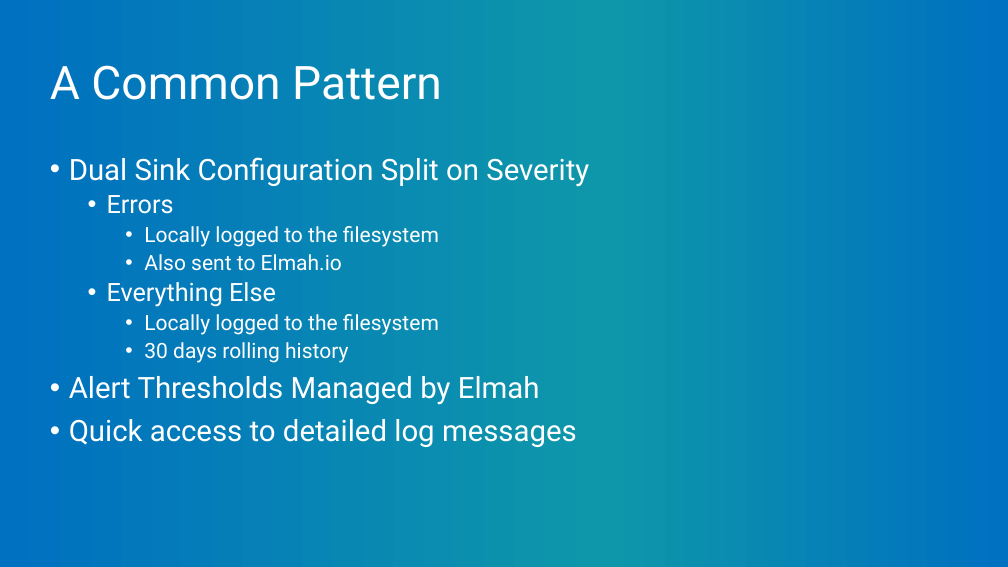
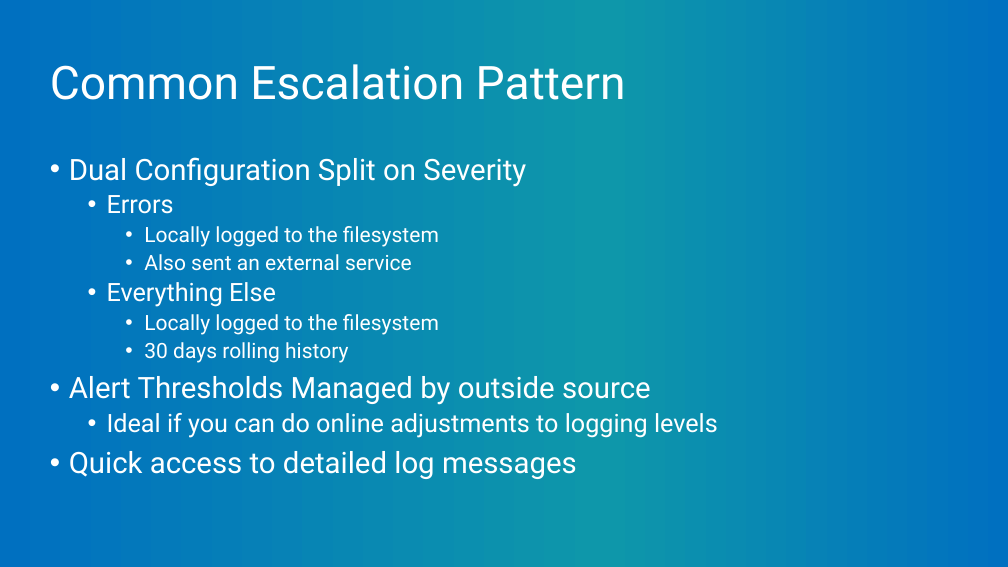
Before and after one commit to mitchelsellers/dotnetcoreloggingdemo, a slide deck: slide 9 of Presentation/But It Was Logged.pptx (slide 8 before the commit). Drawn at 1008x567 pixels with LibreOffice and Linux fonts; fonts in the diff are those of the drawing; background and template pictures are left out. Boxes give left, top, right and bottom in pixels: in the first picture for what was removed or moved away, otherwise in the second. Text is boxed around its words. In the diff, an @@ line names an element or a change of style, - is before the commit and + after.

Commit message:
Updated Logging Information

```diff
--- a/Presentation/But It Was Logged.pptx
+++ b/Presentation/But It Was Logged.pptx
@@ title at bbox=[50, 64, 626, 100]: text changed @@
-A Common Pattern
+Common Escalation Pattern
@@ text at bbox=[69, 157, 526, 187]: text changed @@
-• Dual Sink Configuration Split on Severity
+• Dual Configuration Split on Severity
@@ text at bbox=[144, 254, 412, 271]: text changed @@
-    • Also sent to Elmah.io
+    • Also sent an external service
@@ text at bbox=[69, 376, 718, 438]: text changed; size 28 to 24 pt @@
-• Alert Thresholds Managed by Elmah
+• Alert Thresholds Managed by outside source
+  • Ideal if you can do online adjustments to logging levels
```
Also in this commit, not shown: 9 other slides changed, 2 slides added, 4 other files.
